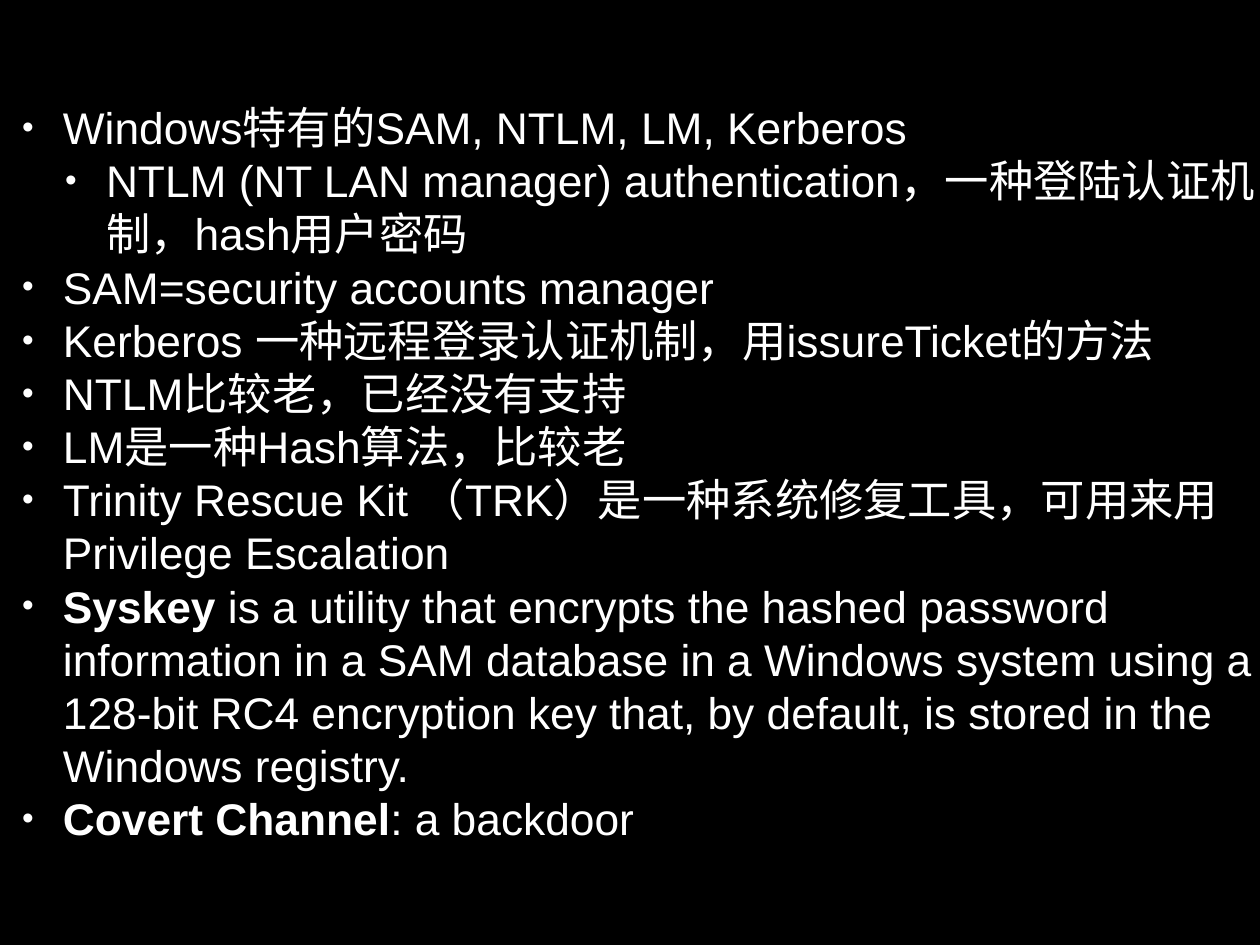
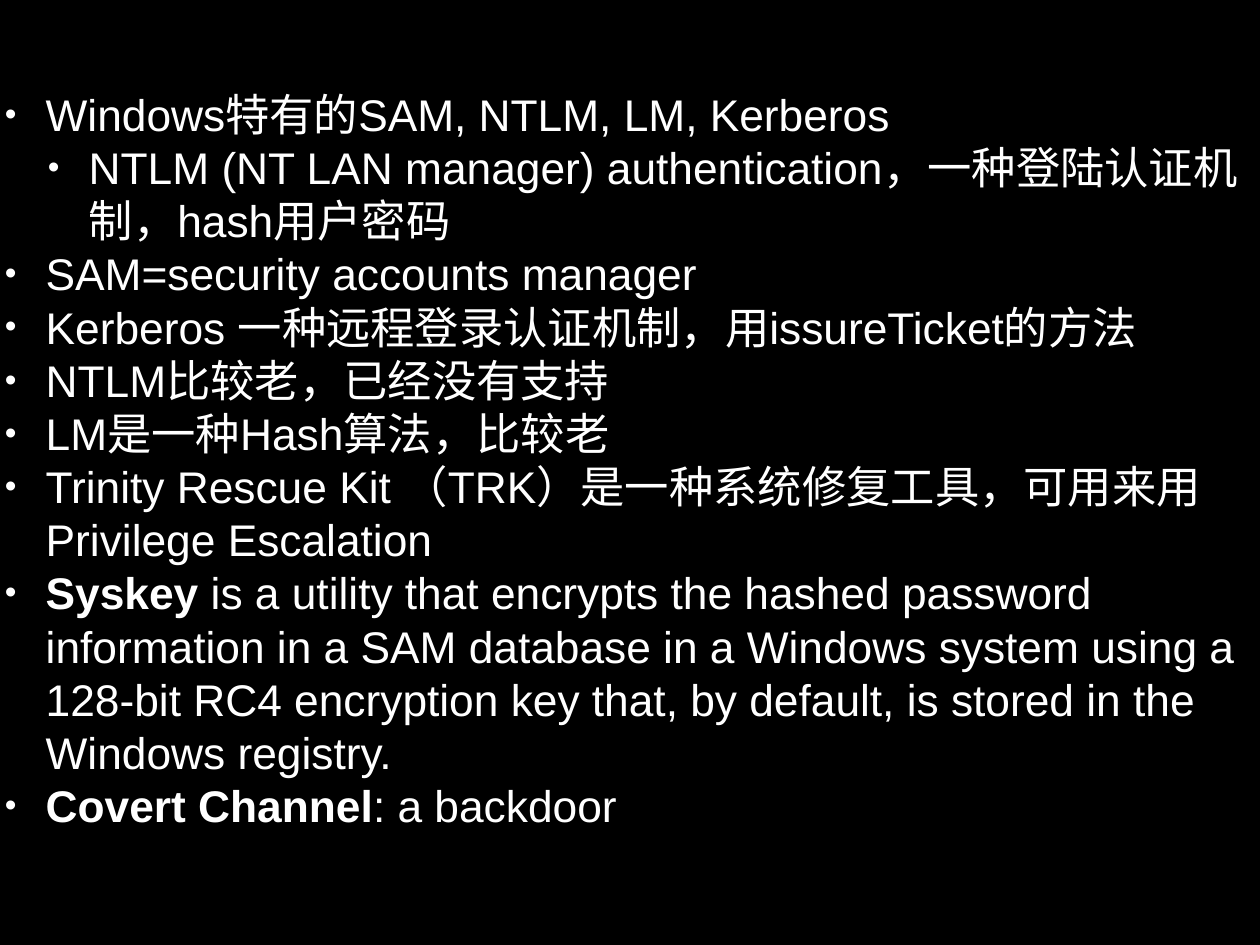
Before and after one commit to legend507/CommonSense, a slide deck: slide 8 of LearningNote/CEH/CEH.pptx. Drawn at 1260x945 pixels with LibreOffice and Linux fonts; fonts in the diff are those of the drawing. Boxes give left, top, right and bottom in pixels: in the first picture for what was removed or moved away, otherwise in the second. Text is boxed around its words. In the diff, an @@ line names an element or a change of style, - is before the commit and + after.

```diff
--- a/LearningNote/CEH/CEH.pptx
+++ b/LearningNote/CEH/CEH.pptx
@@ text "Windows特有的SAM, NTLM, LM, Kerberos": place and size @@
-text "Windows特有的SAM, NTLM, LM, Kerberos" at bbox=[63, 109, 1255, 836]
+text "Windows特有的SAM, NTLM, LM, Kerberos" at bbox=[46, 95, 1238, 823]
```
Also in this commit, not shown: 5 other slides changed, 1 other file.
